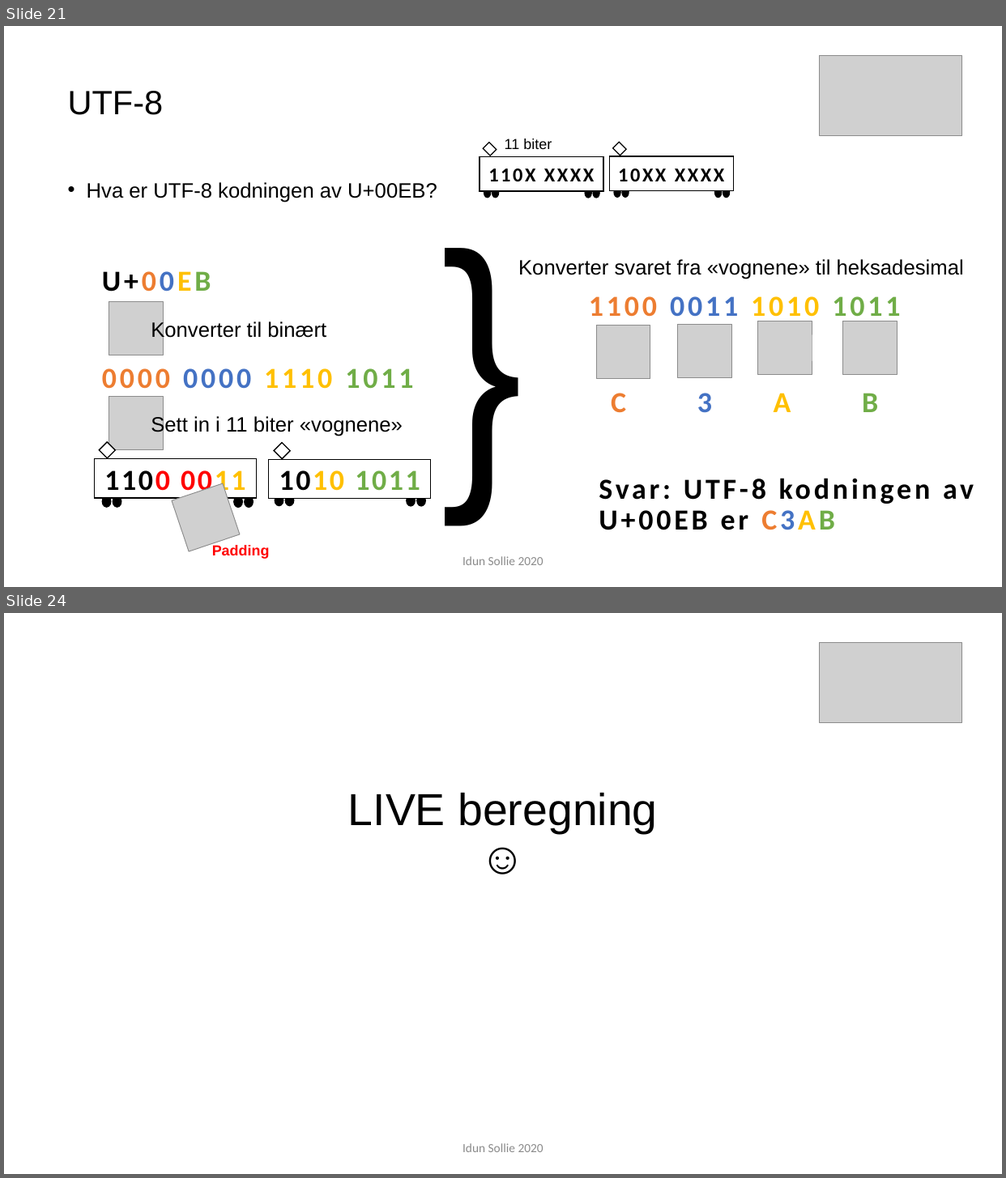
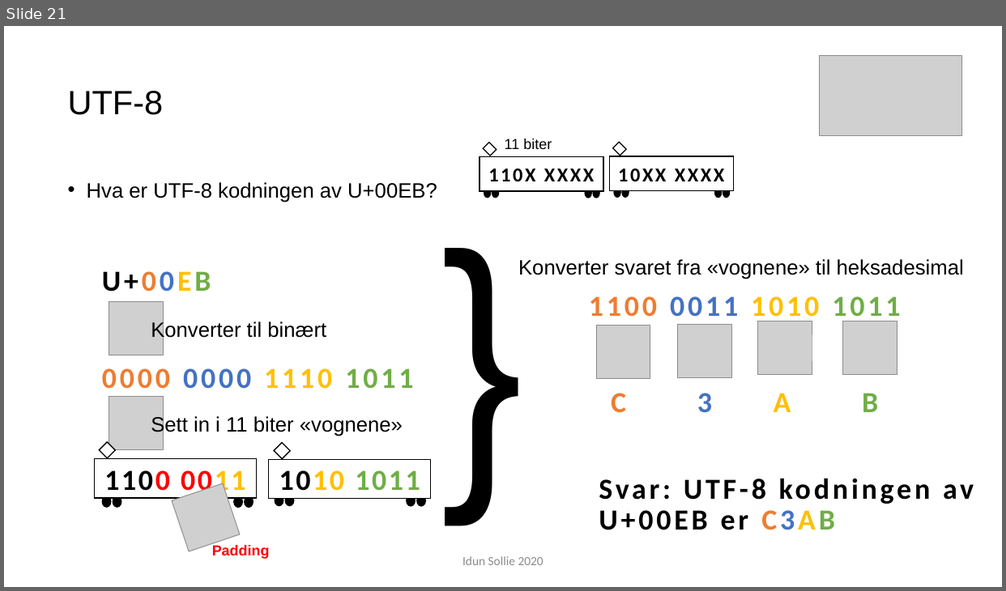
Before and after one commit to idunsollie/TK1104, a slide deck: Repetisjonsforelesning TK.pptx. Shown one above the other, each under a label of ours: slides 21 and 24 before the commit, slide 21 after it; the slides between them are not shown. The pictures are 1006x1178 and 1006x591 pixels, drawn with LibreOffice and Linux fonts; fonts in the diff are those of the drawing; grey boxes stand for pictures. Boxes give left, top, right and bottom in pixels: in the first picture for what was removed or moved away, otherwise in the second. Text is boxed around its words. In the diff, an @@ line names an element or a change of style, - is before the commit and + after.

```diff
--- a/Repetisjonsforelesning TK.pptx
+++ b/Repetisjonsforelesning TK.pptx
@@ slide 24 removed at [4,613,1002,1174], background #FFFFFF @@
@@ picture removed at [820,643,962,723] @@
@@ title removed at [348,792,658,834] @@
-LIVE beregning
-☺
@@ text removed at [462,1144,543,1152] @@
-Idun Sollie 2020
```
Also in this commit, not shown: 1 slide changed, 1 other slide removed, 1 other file.
